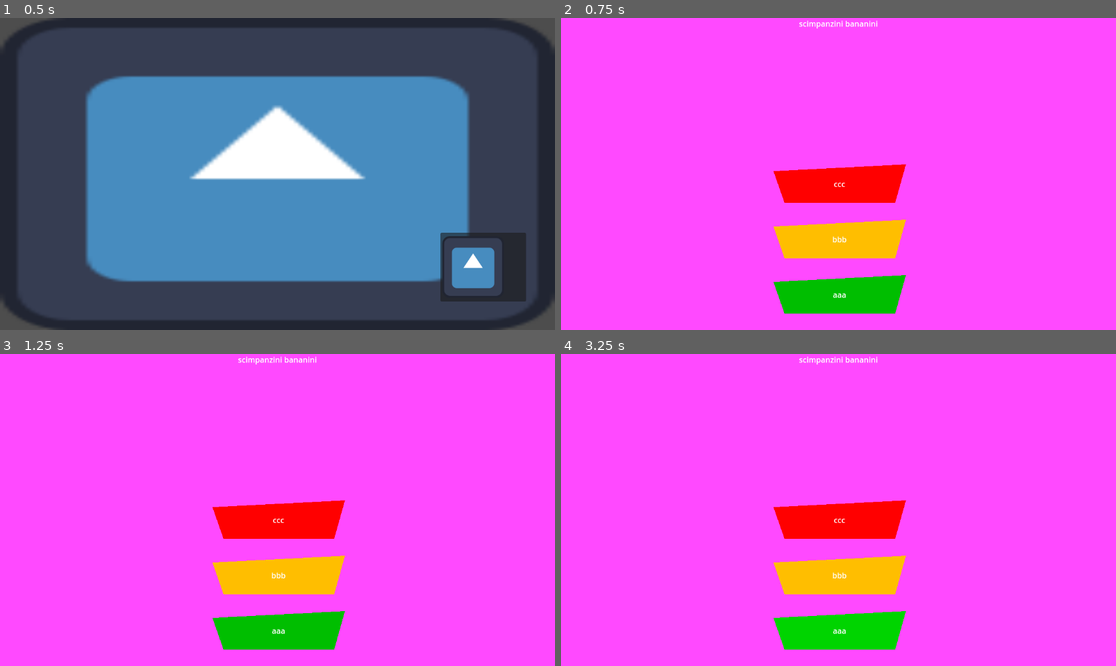
Above: before the commit, frames 1-4 (two rows, left to right).
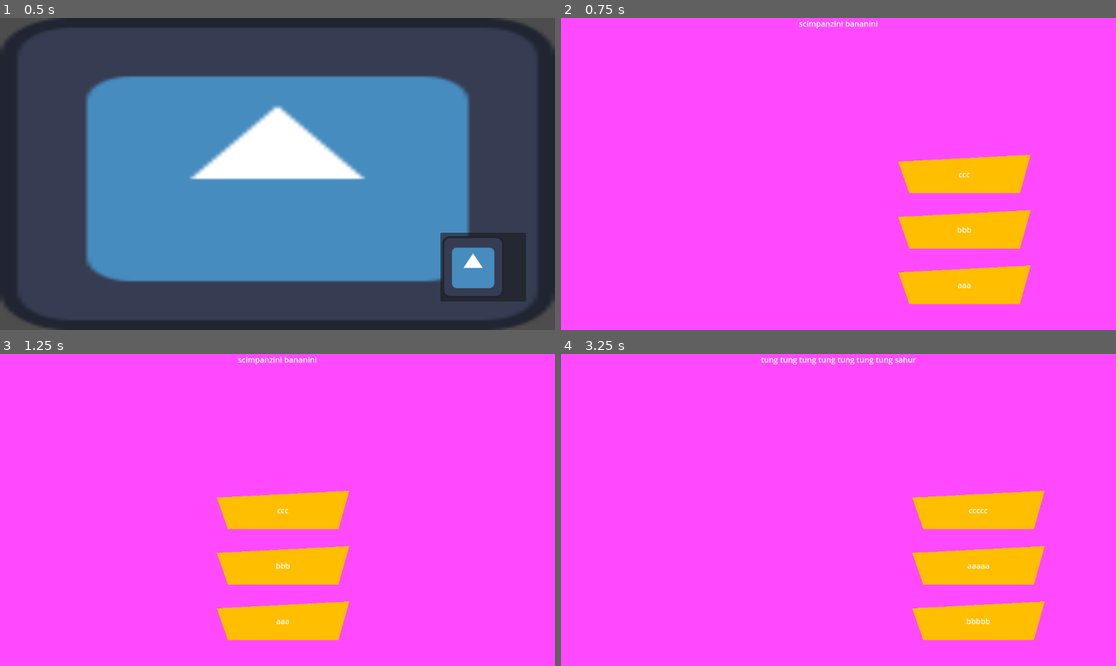
Above: after the commit, the same moments.

Repository: FedericoRigolon/LoSapeviChe
Game: Godot game, scene res://scenes/main.tscn
Two runs of this game, one before a commit and one after it. Both use one fixed random seed, a clock stepped at 60 frames per second and the inputs below. The engine's default icon, where the game draws it, is replaced by a stand-in: a white triangle on a blue panel in a dark square.
Inputs (mouse positions are in pixels of both pictures, inside the frame that each line leads up to):
- Up to frame 1 (0.5 s): no input
- Up to frame 2 (0.75 s): click (1043, 267) at 0.5 s
- Up to frame 3 (1.25 s): no input
- Up to frame 4 (3.25 s): click "ccc" at 1.25 s; click (838, 575) at 2 s, where only the run before the commit has a clickable "bbb"; click (838, 631) at 2.75 s, where only the run before the commit has a clickable "aaa"

Frame 1 is identical in both runs. In frame 2, 15% of the frame differs, in the area x 38-85%, y 43-95%; in frame 3, 8.1%; in frame 4, 15%, in the area x 36-88%, y 0-95%.
Error before the commit: Cannot call method 'create_timer' on a null value. (res://scripts/exit_tween.gd:17)

Commit message:
animation answer

Diff:
--- a/lo_sapevi_che/scenes/answer.tscn
+++ b/lo_sapevi_che/scenes/answer.tscn
@@ -29,16 +29,15 @@
 
 [node name="Answer" type="Button"]
 material = SubResource("ShaderMaterial_fbhu7")
-anchors_preset = 8
-anchor_left = 0.5
+anchors_preset = 6
+anchor_left = 1.0
 anchor_top = 0.5
-anchor_right = 0.5
+anchor_right = 1.0
 anchor_bottom = 0.5
-offset_left = -140.0
-offset_top = -20.0
-offset_right = 140.0
-offset_bottom = 60.0
-grow_horizontal = 2
+offset_left = -280.0
+offset_top = -40.0
+offset_bottom = 40.0
+grow_horizontal = 0
 grow_vertical = 2
 size_flags_horizontal = 3
 size_flags_vertical = 3
--- a/lo_sapevi_che/scenes/round.tscn
+++ b/lo_sapevi_che/scenes/round.tscn
@@ -1,7 +1,7 @@
 [gd_scene load_steps=3 format=3 uid="uid://d30qap5ik1mye"]
 
-[ext_resource type="Script" uid="uid://5kkgy4p5gce0" path="res://scripts/round.gd" id="1_vfk7k"]
-[ext_resource type="Script" uid="uid://ccrhtqd15h0av" path="res://scripts/exit_tween.gd" id="2_xi36r"]
+[ext_resource type="Script" uid="uid://xerumy06a5u5" path="res://scripts/round.gd" id="1_vfk7k"]
+[ext_resource type="Script" uid="uid://cj5vngkci5bn1" path="res://scripts/tween.gd" id="2_xi36r"]
 
 [node name="Round" type="Control"]
 layout_mode = 3
@@ -23,10 +23,9 @@
 grow_vertical = 2
 color = Color(1, 0.286275, 1, 1)
 
-[node name="ExitTween" type="Node" parent="."]
+[node name="Tween" type="Node" parent="."]
 script = ExtResource("2_xi36r")
-distance = Vector2(550, 0)
 duration = 0.8
 
 [connection signal="tree_entered" from="." to="." method="_on_tree_entered"]
-[connection signal="animation_done" from="ExitTween" to="." method="_on_exit_tween_animation_done"]
+[connection signal="animation_done" from="Tween" to="." method="_on_exit_tween_animation_done"]
--- a/lo_sapevi_che/scripts/answer.gd
+++ b/lo_sapevi_che/scripts/answer.gd
@@ -13,6 +13,9 @@
 
 func disconnect_to_parent() -> void:
 	self.answer_clicked.disconnect(get_parent()._on_answer_clicked)
+
+func disconnect_click() -> void:
+	self.disabled = true
 
 func _set_text(text: String) -> void:
 	$Text.set_text(text)
--- a/lo_sapevi_che/scripts/exit_tween.gd
+++ /dev/null
@@ -1,31 +0,0 @@
-extends Node
-
-signal animation_done
-
-@export var distance = Vector2(100, 0)
-@export var duration = 0.5
-var _target_node
-
-func get_target_node():
-	return self._target_node
-
-func set_target_node(target: Node):
-	self._target_node = target
-
-func start(delay: float = 0):
-	var current_node = get_target_node()
-	await get_tree().create_timer(delay).timeout
-
-	var tween = create_tween()
-	var start_pos = current_node.position
-	var end_pos = start_pos - distance
-	tween.tween_property(current_node, "position", end_pos, self.duration).set_trans(Tween.TRANS_CUBIC).set_ease(Tween.EASE_IN)
-	tween.parallel()
-	tween.tween_property(current_node, "modulate:a", 0.0, duration).set_trans(Tween.TRANS_SINE).set_ease(Tween.EASE_IN)
-	tween.connect("finished", func(): self.animation_done.emit())
-
-
-
-
-#func _on_delay_timeout() -> void:
-	#start()
--- a/lo_sapevi_che/scripts/global/game_logic.gd
+++ b/lo_sapevi_che/scripts/global/game_logic.gd
@@ -47,8 +47,15 @@
 func get_score() -> int:
 	return self._score
 
+func increase_max_score(score: int) -> void:
+	self._max_score += score
+
 func get_max_score() -> int:
 	return self._max_score
 
 func win() -> bool:
 	return self._score >= _max_score
+
+func reset() -> void:
+	self._score = 0
+	self._max_score = 0
--- a/lo_sapevi_che/scripts/global/round_factory.gd
+++ b/lo_sapevi_che/scripts/global/round_factory.gd
@@ -4,7 +4,10 @@
 const MAX_ROUND = 5
 var seeks : Array[int]
 
-func _ready():
+func reset():
+	self.seeks = []
+
+func start():
 	if not seeks_setup():
 		return
 
@@ -12,6 +15,7 @@
 	var round = preload("res://scenes/round.tscn").instantiate()
 	var data : Dictionary = _read_csv(self.seeks[round_number])
 	round.setup(_create_question(data["question"], data["value"]), GameLogic.manage_answers(_create_answers(data["answers"])))
+	GameLogic.increase_max_score(round.get_question().get_score())
 	Round.increase_round_count()
 	round.set_name("Round" + str(Round.get_round_count()))
 	return round
@@ -43,7 +47,6 @@
 		array.shuffle()
 		# rows to pick
 		row_indices = array.slice(0, self.MAX_ROUND)
-		print(row_indices)
 	# low probability of ripetition or big array --> pick random
 	else:
 		for i in self.MAX_ROUND:
--- a/lo_sapevi_che/scripts/main.gd
+++ b/lo_sapevi_che/scripts/main.gd
@@ -4,13 +4,26 @@
 	var menu = get_node("Menu")
 	remove_child(menu)
 
+	RoundFactory.start()
 	await _create_rounds()
 
+	var score = GameLogic.get_score()
 	var win = GameLogic.win()
-	var score = GameLogic.get_score()
 	print(score)
 	print(win)
+	GameLogic.reset()
+	RoundFactory.reset()
+
+	menu.play_pressed.disconnect(_on_menu_play_pressed)
+	menu.play_pressed.connect(_on_end_menu_play_pressed)
 	add_child(menu)
+	if(win):
+		menu.winner_menu()
+	else:
+		menu.loser_menu()
+
+func _on_end_menu_play_pressed() -> void:
+	get_tree().reload_current_scene()
 
 func _create_rounds():
 	const ROUNDS = 5
--- a/lo_sapevi_che/scripts/menu.gd
+++ b/lo_sapevi_che/scripts/menu.gd
@@ -7,3 +7,9 @@
 
 func _on_play_pressed() -> void:
 	play_pressed.emit()
+
+func winner_menu() -> void:
+	pass
+
+func loser_menu() -> void:
+	pass
--- a/lo_sapevi_che/scripts/round.gd
+++ b/lo_sapevi_che/scripts/round.gd
@@ -15,7 +15,6 @@
 func setup(question: Question, answers: Array[Answer]) -> void:
 	_set_question(question)
 	_set_answers(answers)
-	_display_answers()
 	for answer in self._answers:
 		answer.connect_to_parent()
 	GameLogic.wrong_answer.connect(_on_wrong_answer)
@@ -35,23 +34,29 @@
 		for answer in answers:
 			add_child(answer)
 
+func get_question() -> Question:
+	return self._question
+
 func _display_answers() -> void:
 	var n = _answers.size()
 	for i in range(n):
 		_answers[i].position.y += (_answers[i].size.y + 35) * i
+	for ans in self._answers:
+		$Tween.set_target_node(ans)
+		$Tween.start()
 
 func _disconnect_answers() -> void:
 	for answer in self._answers:
 		answer.disconnect_to_parent()
-		#answer.disconnect_click()
+		answer.disconnect_click()
 
 func _on_answer_clicked(answer: Answer) -> void:
 	_disconnect_answers()
 	answer.on_answer_chosen()
 	GameLogic.answer_chosen(answer, _question.get_score())
 	for ans in _answers:
-		$ExitTween.set_target_node(ans)
-		$ExitTween.start(1.0)
+		$Tween.set_target_node(ans)
+		$Tween.start(1.0, false)
 
 func _on_wrong_answer() -> void:
 	_answers[GameLogic.get_correct_answer_ix(_answers)].highlight()
@@ -59,6 +64,6 @@
 func _on_exit_tween_animation_done() -> void:
 	self.kill_me.emit()
 
-
 func _on_tree_entered() -> void:
-	_on_answer_clicked(_answers[0])
+	await get_tree().process_frame
+	_display_answers()
--- /dev/null
+++ b/lo_sapevi_che/scripts/tween.gd
@@ -0,0 +1,34 @@
+extends Node
+
+signal animation_done
+
+@export var duration = 1
+var _target_node
+
+func get_target_node():
+	return self._target_node
+
+func set_target_node(target: Node):
+	self._target_node = target
+
+func start(delay: float = 0, is_entry: bool = true):
+	var current_node = get_target_node()
+
+	await get_tree().create_timer(delay).timeout
+
+	var end_pos_x: float
+	var end_opacity: float
+
+	if is_entry:
+		end_pos_x = current_node.get_parent().size.x / 2 - current_node.size.x / 2	# centro
+		end_opacity = 1.0
+	else:
+		end_pos_x = 0	# sinistra
+		end_opacity = 0.0
+
+	var tween = create_tween()
+	tween.tween_property(current_node, "position:x", end_pos_x, self.duration).set_trans(Tween.TRANS_QUAD if is_entry else Tween.TRANS_CUBIC).set_ease(Tween.EASE_OUT if is_entry else Tween.EASE_IN)
+	tween.parallel().tween_property(current_node, "modulate:a", end_opacity, self.duration).set_trans(Tween.TRANS_SINE).set_ease(Tween.EASE_OUT if is_entry else Tween.EASE_IN)
+
+	if(not is_entry):
+		tween.connect("finished", func(): self.animation_done.emit())
Not shown: 1 places in lo_sapevi_che/scenes/answer.tscn that only renumber resources
Not shown: 1 places in lo_sapevi_che/scenes/main.tscn that only renumber resources
Not shown: 1 places in lo_sapevi_che/scenes/menu.tscn that only renumber resources
Not shown: 1 places in lo_sapevi_che/scenes/question.tscn that only renumber resources
